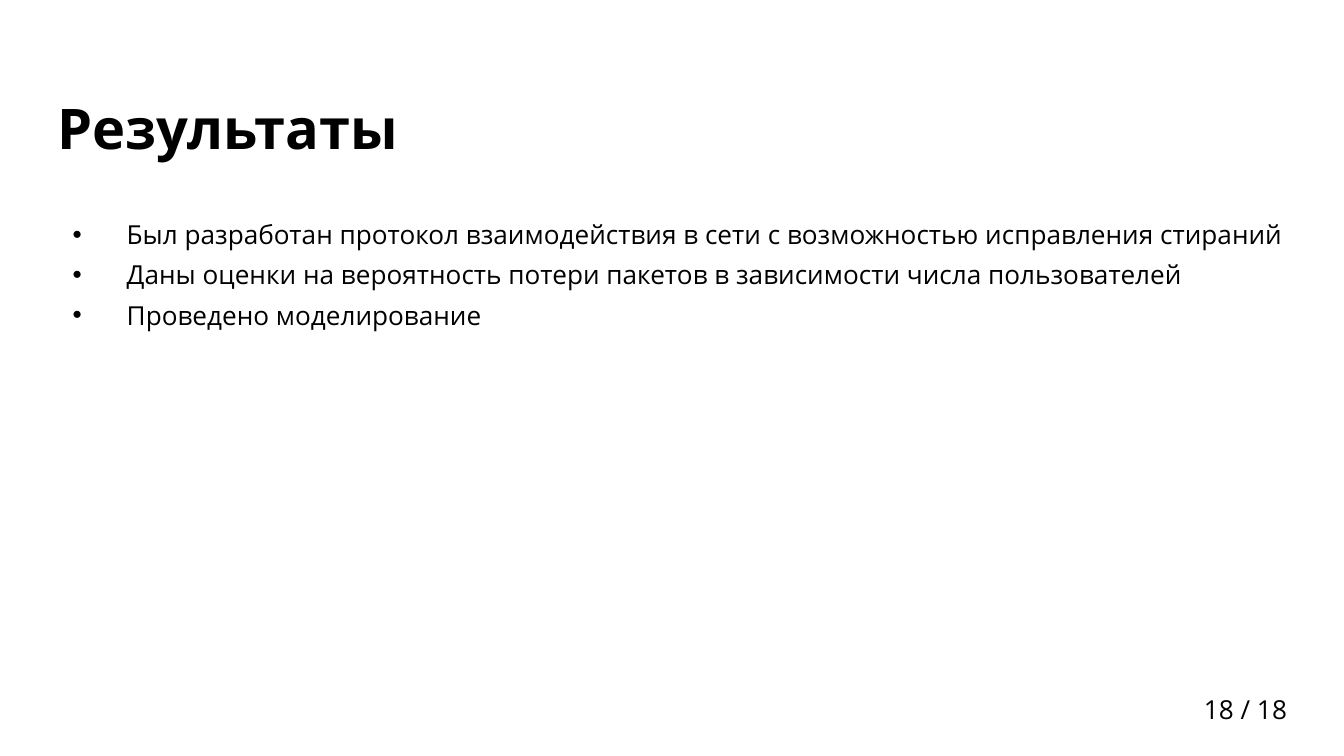
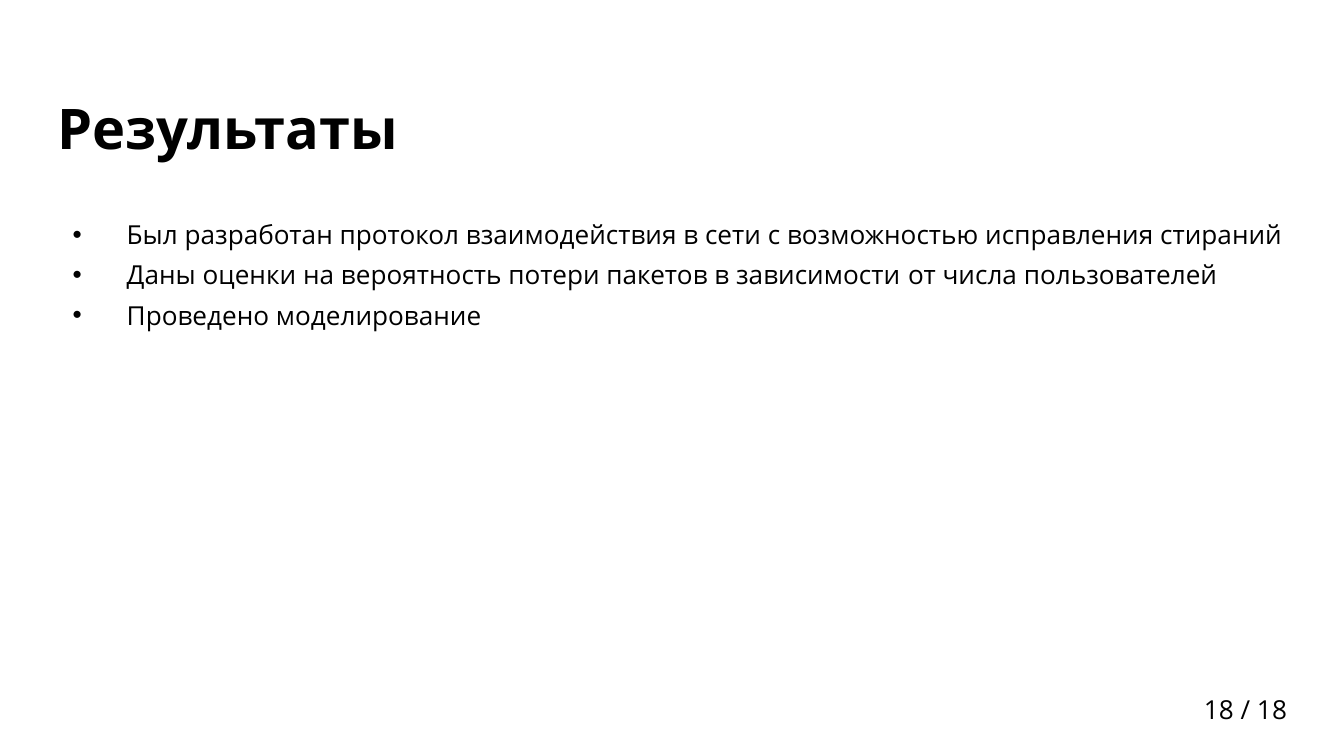
Before and after one commit to egalkin/bachelors_diploma, a slide deck: slide 18 of docs/presentation.pptx. Drawn at 1344x756 pixels with LibreOffice and Linux fonts; fonts in the diff are those of the drawing; background and template pictures are left out. Boxes give left, top, right and bottom in pixels: in the first picture for what was removed or moved away, otherwise in the second. Text is boxed around its words. In the diff, an @@ line names an element or a change of style, - is before the commit and + after.

```diff
--- a/docs/presentation.pptx
+++ b/docs/presentation.pptx
@@ text at <box>127,264,1217,291</box>: text changed @@
-• Даны оценки на вероятность потери пакетов в зависимости числа пользователей
+• Даны оценки на вероятность потери пакетов в зависимости от числа пользователей
```
Also in this commit, not shown: 1 other slide changed.
